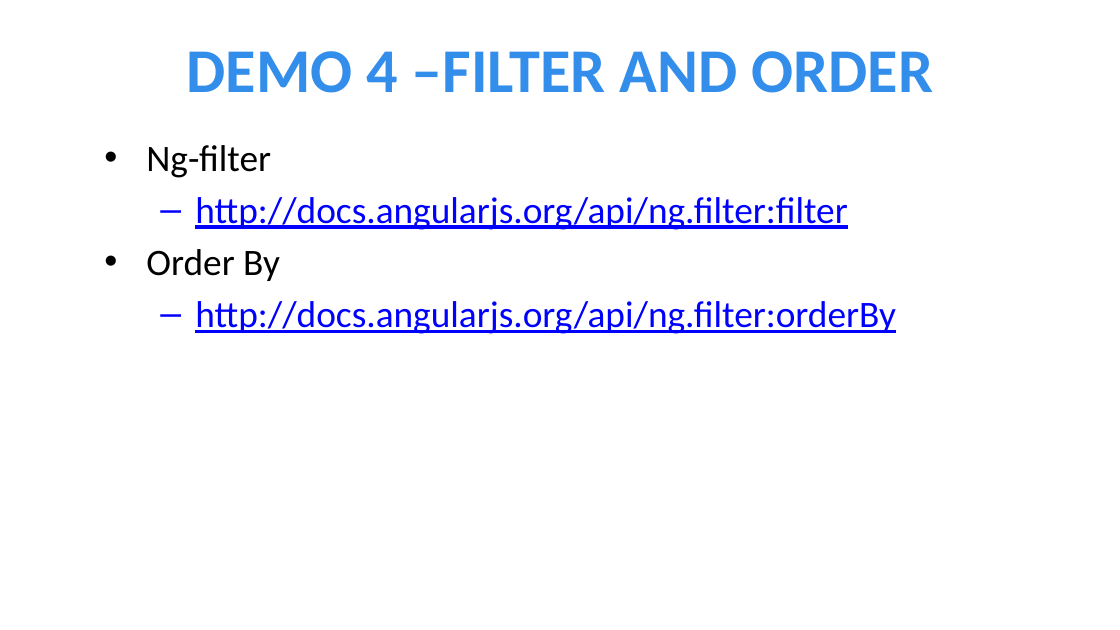
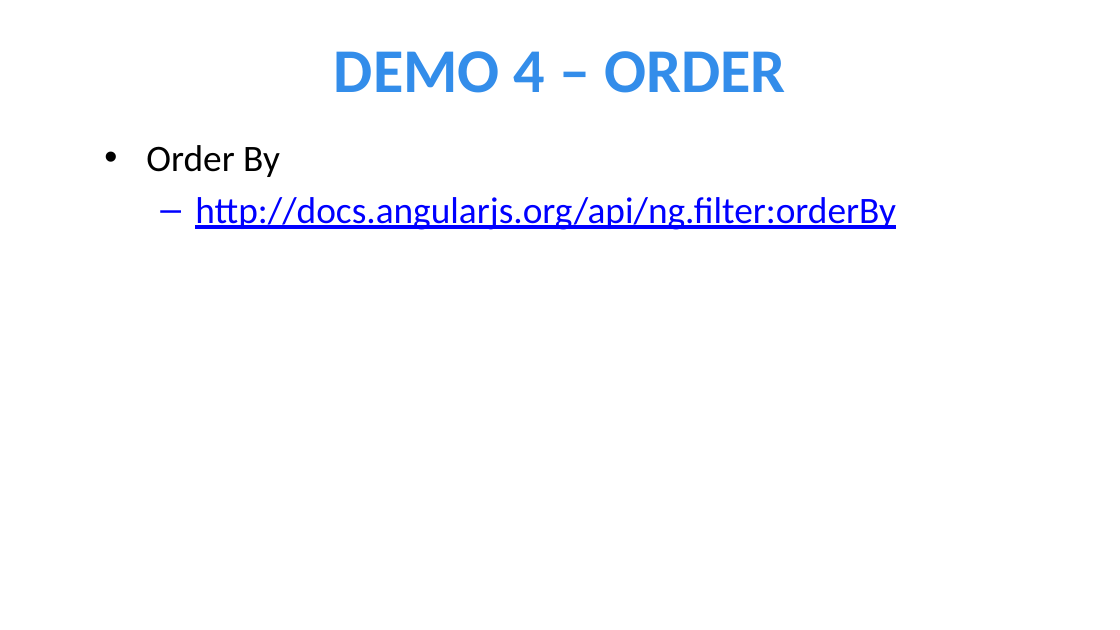
Before and after one commit to jptacek/MadDotNet, a slide deck: slide 10 of PowerPoint/AngularJS.pptx (slide 9 before the commit). Drawn at 1120x630 pixels with LibreOffice and Linux fonts; fonts in the diff are those of the drawing; background and template pictures are left out. Boxes give left, top, right and bottom in pixels: in the first picture for what was removed or moved away, otherwise in the second. Text is boxed around its words. In the diff, an @@ line names an element or a change of style, - is before the commit and + after.

Commit message:
Update code for demo

```diff
--- a/PowerPoint/AngularJS.pptx
+++ b/PowerPoint/AngularJS.pptx
@@ title at (334,51,785,93): text changed @@
-DEMO 4 –FILTER AND ORDER
+DEMO 4 – ORDER
@@ text at (146,145,847,230): paragraphs removed @@
-• Ng-filter
-  – http://docs.angularjs.org/api/ng.filter:filter
```
Also in this commit, not shown: 4 other slides changed, 2 slides added, 26 other files.
